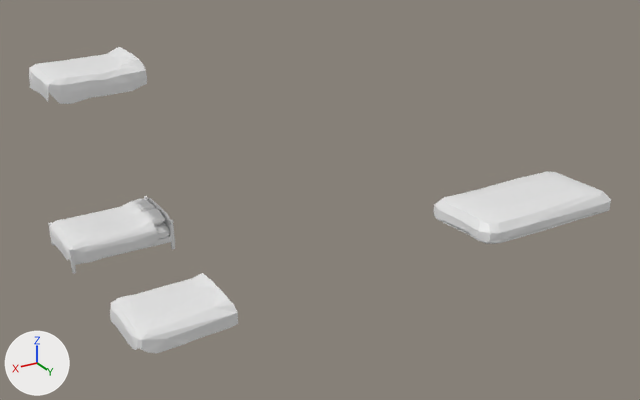
One commit to the Blender file Assets/school project/bed double.blend: the scene before it, then after it.
Before and after are seen from a camera (50 mm lens) standing at (6.21, 20.71, 10.4) and looking at (-4.26, 3.27, 1.68). The lights are fixed; the arrows at lower left show +X, +Y and +Z. Materials are left out; every surface is plain grey.
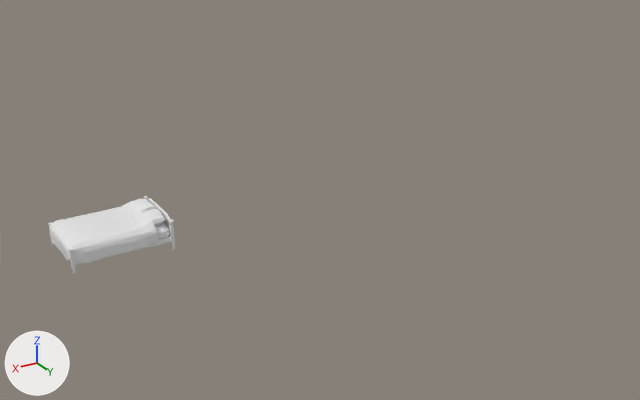
The newer file is also rescaled (x1.245), turned or shifted as a whole; pictures and numbers use the older file's frame.

Where the change shows, as pixel boxes (x1, y1, x2, y2) in the pictures (640 x 400 px):
'Cube', deleted
    before: (433, 172, 611, 244)
'Cube.003', deleted
    before: (110, 273, 238, 353)
'Cube.005', deleted
    before: (29, 47, 147, 104)

Patch to the scene script:
```diff
--- a/Assets/school project/bed double.blend.py
+++ b/Assets/school project/bed double.blend.py
@@ ob_cube_005 @@
-ob_cube_005 = bpy.data.objects.new('Cube.005', me_cube_008)
-ob_cube_005.location = (0.0, 0.0, 4.61)
@@ ob_cube_003 @@
-ob_cube_003 = bpy.data.objects.new('Cube.003', me_cube_004)
-ob_cube_003.location = (0.0, 4.78, 0.38)
@@ ob_cube @@
-ob_cube = bpy.data.objects.new('Cube', me_cube_001)
-ob_cube.location = (-8.36, 6.14, 0.67)
```
